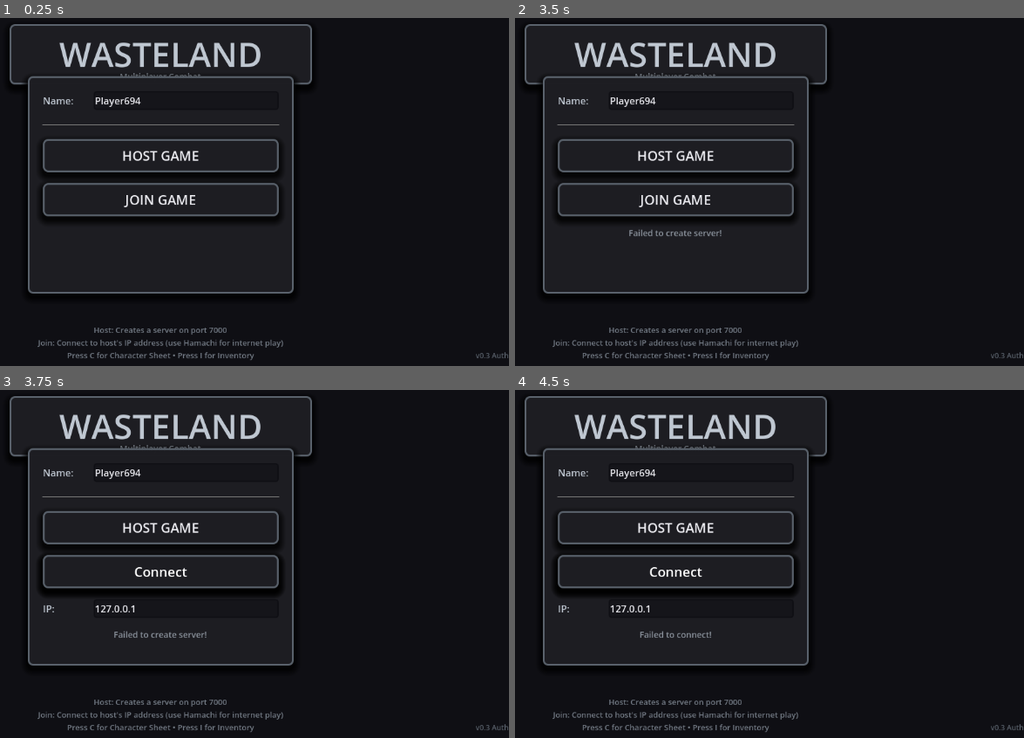
Above: before the commit, frames 1-4 (two rows, left to right).
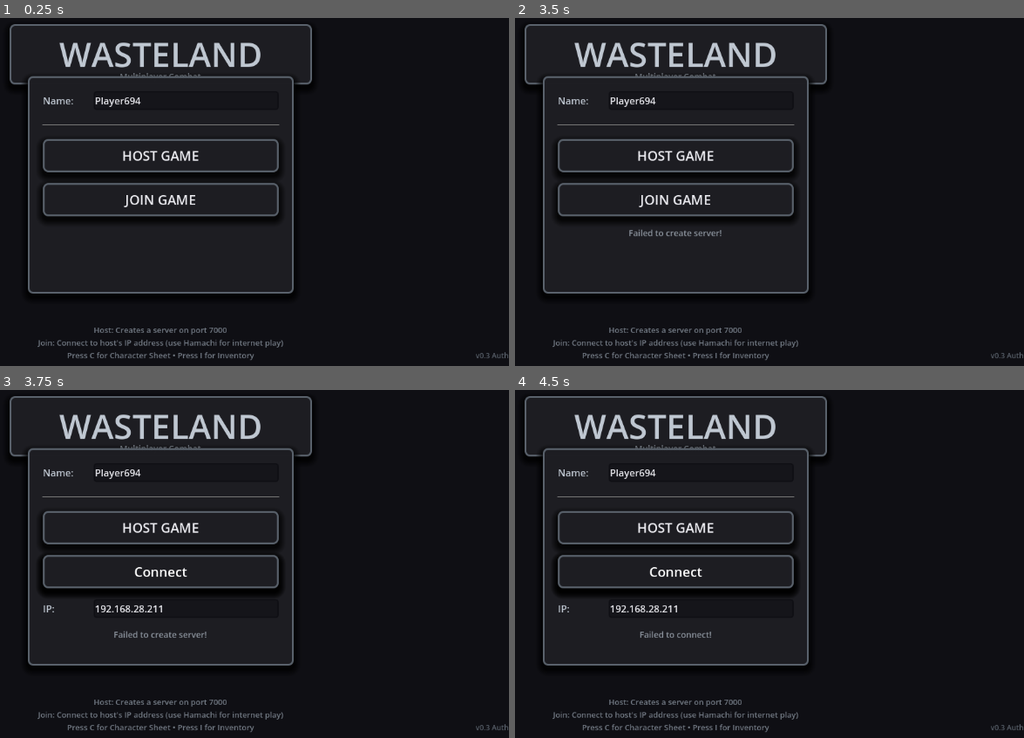
Above: after the commit, the same moments.

Repository: crimes86/godot-combat-game
Game: Godot game, scene res://scenes/ui/MainMenu.tscn
Same seed, same stepped clock (60 frames per second), same inputs: the game is played once before the commit and once after it. Sound files missing from this copy of the repository are replaced by a short silence.
Inputs (mouse positions are in pixels of both pictures, inside the frame that each line leads up to):
- Up to frame 1 (0.25 s): no input
- Up to frame 2 (3.5 s): tap Enter at 0.5 s; move the mouse to (830, 153) at 0.52 s; hold D (move_right) 0.53-1.25 s; hold F 0.53-1.25 s; click (830, 153) at 0.67 s; tap Space at 0.77 s; click "HOST GAME" at 1.25 s; click (703, 129) at 2.02 s; type "12" at 2.1 s; click "PLAY AS GUEST" at 2.75 s
- Up to frame 3 (3.75 s): click "JOIN GAME" at 3.5 s
- Up to frame 4 (4.5 s): click "Connect" at 4.25 s

Frames 1-2 are identical in both runs. In frame 3, 0.1% of the frame differs, in the area x 19-32%, y 61-64%; in frame 4, 0.1%.

Commit message:
Fix loot crashes and UI improvements
Bug Fixes:
- Added show_notification() to NotificationManager for system messages
- Added is_instance_valid() checks after await calls in loot UIs
- Prevents "freed instance" crashes when UI closes during looting
- Fixed in LootBodyUI, ChestLootUI, HarvestLootUI

UI Changes:
- Default host IP changed to 192.168.28.211 for LAN play
- Stump shadows moved down 3px (7px base, 10px for large stumps)

Technical:
- ItemNotification now supports SYSTEM_MESSAGE type
- NotificationManager validates instance before calling methods
- DatabaseManager checks NotificationManager validity

🤖 Generated with [Claude Code](https://claude.com/claude-code)

Co-Authored-By: Claude <noreply@anthropic.com>

Diff:
--- a/scripts/systems/Campfire.gd
+++ b/scripts/systems/Campfire.gd
@@ -1238,7 +1238,11 @@
 			ellipse_points.append(Vector2(px, py))
 
 		shadow.polygon = ellipse_points
-		shadow.position = Vector2(0, 4)  # Just below stump center
+		# Shadow Y offset: base 7px, +3px extra for large stumps (tree_scale >= 3.9)
+		var shadow_y_offset = 7.0
+		if tree_scale >= 3.9:
+			shadow_y_offset = 10.0  # Large stumps need more offset
+		shadow.position = Vector2(0, shadow_y_offset)
 		shadow.color = Color(0, 0, 0, 0.4)
 		shadow.z_index = -1
 		stump_node.add_child(shadow)
--- a/scripts/systems/DatabaseManager.gd
+++ b/scripts/systems/DatabaseManager.gd
@@ -372,14 +372,14 @@
 			NetworkManager.client_sync_state()
 			auto_save_triggered.emit()
 			print("📀 [DatabaseManager] Synced state to server")
-			if NotificationManager:
+			if NotificationManager and is_instance_valid(NotificationManager):
 				NotificationManager.show_notification("Progress synced", "INFO")
 		else:
 			# Host or single player: save locally
 			print("📀 [DatabaseManager] Auto-save triggered...")
 			if save_current_player_state():
 				auto_save_triggered.emit()
-				if NotificationManager:
+				if NotificationManager and is_instance_valid(NotificationManager):
 					NotificationManager.show_notification("Game saved", "INFO")
 
 func save_current_player_state() -> bool:
--- a/scripts/systems/NotificationManager.gd
+++ b/scripts/systems/NotificationManager.gd
@@ -52,6 +52,13 @@
 func notify_item_removed(item_name: String, quantity: int = 1, rarity: String = "COMMON") -> void:
 	var notification = _create_notification()
 	notification.setup_item_removed(item_name, quantity, rarity)
+	_show_notification(notification)
+
+## Show a generic text notification (for system messages like "Game saved")
+## type: "INFO", "SUCCESS", "WARNING", "ERROR"
+func show_notification(message: String, type: String = "INFO") -> void:
+	var notification = _create_notification()
+	notification.setup_system_message(message, type)
 	_show_notification(notification)
 
 func _create_notification() -> ItemNotification:
--- a/scripts/ui/ChestLootUI.gd
+++ b/scripts/ui/ChestLootUI.gd
@@ -211,7 +211,8 @@
 		print("✨ Looted: %s" % item_name)
 
 		# Show notification (plays pickup sound)
-		NotificationManager.notify_item_added(item_name, 1, item_rarity)
+		if NotificationManager and is_instance_valid(NotificationManager):
+			NotificationManager.notify_item_added(item_name, 1, item_rarity)
 
 		item_looted.emit(item)
 
@@ -252,7 +253,8 @@
 			var item_rarity = item.get("rarity", "Common")
 
 			# Show notification (plays pickup sound)
-			NotificationManager.notify_item_added(item_name, 1, item_rarity)
+			if NotificationManager and is_instance_valid(NotificationManager):
+				NotificationManager.notify_item_added(item_name, 1, item_rarity)
 
 			looted_count += 1
 			item_looted.emit(item)
@@ -260,6 +262,8 @@
 
 			# Small delay between each notification for cascade effect
 			await get_tree().create_timer(0.12).timeout
+			if not is_instance_valid(self):
+				return  # UI was closed during await
 		else:
 			print("❌ Inventory full! Looted %d of %d items" % [looted_count, items_to_loot.size()])
 			populate_loot_list()
--- a/scripts/ui/HarvestLootUI.gd
+++ b/scripts/ui/HarvestLootUI.gd
@@ -167,10 +167,13 @@
 			harvest_loot[i] = null
 
 			# Show notification and play pickup sound
-			NotificationManager.notify_item_added(item_name, 1, item_rarity.to_upper())
+			if NotificationManager and is_instance_valid(NotificationManager):
+				NotificationManager.notify_item_added(item_name, 1, item_rarity.to_upper())
 
 			# Small delay between each notification for cascade effect
 			await get_tree().create_timer(0.12).timeout
+			if not is_instance_valid(self):
+				return  # UI was closed during await
 		else:
 			# Inventory full
 			print("❌ Inventory full! Looted %d of %d items" % [looted_count, items_to_loot.size()])
--- a/scripts/ui/ItemNotification.gd
+++ b/scripts/ui/ItemNotification.gd
@@ -8,7 +8,8 @@
 
 enum NotificationType {
 	ITEM_ADDED,      # Green with rarity color
-	ITEM_REMOVED     # Red text
+	ITEM_REMOVED,    # Red text
+	SYSTEM_MESSAGE   # Plain text for system notifications
 }
 
 var notification_type: NotificationType = NotificationType.ITEM_ADDED
@@ -70,6 +71,25 @@
 	add_theme_color_override("font_color", Color(1.0, 0.3, 0.3))
 	add_theme_font_size_override("font_size", 20)
 
+func setup_system_message(message: String, msg_type: String) -> void:
+	notification_type = NotificationType.SYSTEM_MESSAGE
+	text = message
+
+	# Color based on message type
+	var color: Color
+	match msg_type.to_upper():
+		"SUCCESS":
+			color = Color(0.4, 0.9, 0.4, 1.0)  # Green
+		"WARNING":
+			color = Color(1.0, 0.8, 0.2, 1.0)  # Yellow
+		"ERROR":
+			color = Color(1.0, 0.3, 0.3, 1.0)  # Red
+		_:  # INFO and default
+			color = Color(0.8, 0.8, 0.8, 1.0)  # Light gray
+
+	add_theme_color_override("font_color", color)
+	add_theme_font_size_override("font_size", 18)
+
 func animate() -> void:
 	# Simple smooth pop-in animation
 	var tween = create_tween()
--- a/scripts/ui/LootBodyUI.gd
+++ b/scripts/ui/LootBodyUI.gd
@@ -297,6 +297,8 @@
 		# Server will handle inventory add and broadcast removal
 		# Refresh list after small delay to allow RPC to process
 		await get_tree().create_timer(0.1).timeout
+		if not is_instance_valid(self):
+			return  # UI was closed during await
 		populate_loot_list()
 	else:
 		# Single player - handle directly
@@ -307,7 +309,8 @@
 			item_looted.emit(item, corpse)
 
 			# Show notification and play pickup sound
-			NotificationManager.notify_item_added(item_name, 1, item_rarity)
+			if NotificationManager and is_instance_valid(NotificationManager):
+				NotificationManager.notify_item_added(item_name, 1, item_rarity)
 
 			# Remove from corpse's loot array
 			corpse.corpse_loot.erase(item)
@@ -357,6 +360,8 @@
 			looted_count += 1
 			# Small delay to allow server to process and broadcast
 			await get_tree().create_timer(0.15).timeout
+			if not is_instance_valid(self):
+				return  # UI was closed during await
 		else:
 			# Single player - handle directly
 			if InventorySystem.add_item(item):
@@ -368,10 +373,13 @@
 				corpse.corpse_loot.erase(item)
 
 				# Show notification and play pickup sound
-				NotificationManager.notify_item_added(item_name, 1, item_rarity)
+				if NotificationManager and is_instance_valid(NotificationManager):
+					NotificationManager.notify_item_added(item_name, 1, item_rarity)
 
 				# Small delay between each notification for cascade effect
 				await get_tree().create_timer(0.12).timeout
+				if not is_instance_valid(self):
+					return  # UI was closed during await
 			else:
 				print("❌ Inventory full! Looted %d of %d items" % [looted_count, total_count])
 				# Check which corpses are empty
--- a/scripts/ui/MainMenu.gd
+++ b/scripts/ui/MainMenu.gd
@@ -37,7 +37,7 @@
 
 	# Set defaults
 	name_input.text = "Player" + str(randi() % 1000)
-	ip_input.text = "127.0.0.1"
+	ip_input.text = "192.168.28.211"
 	join_container.visible = false
 	status_label.text = ""
 
